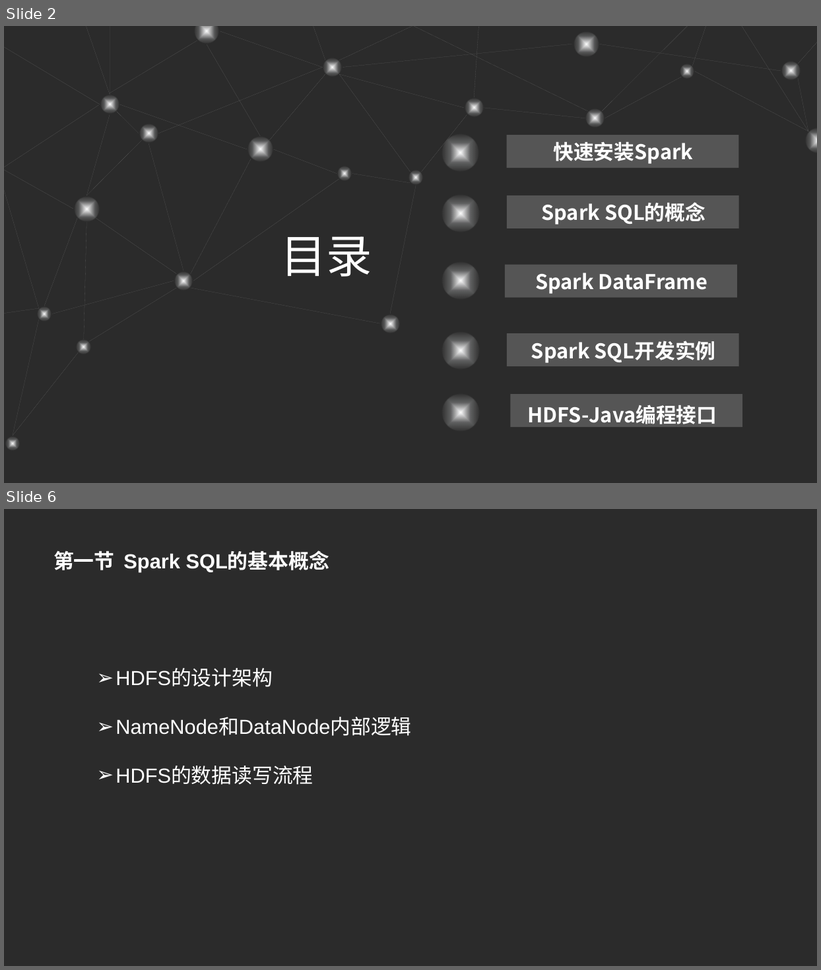
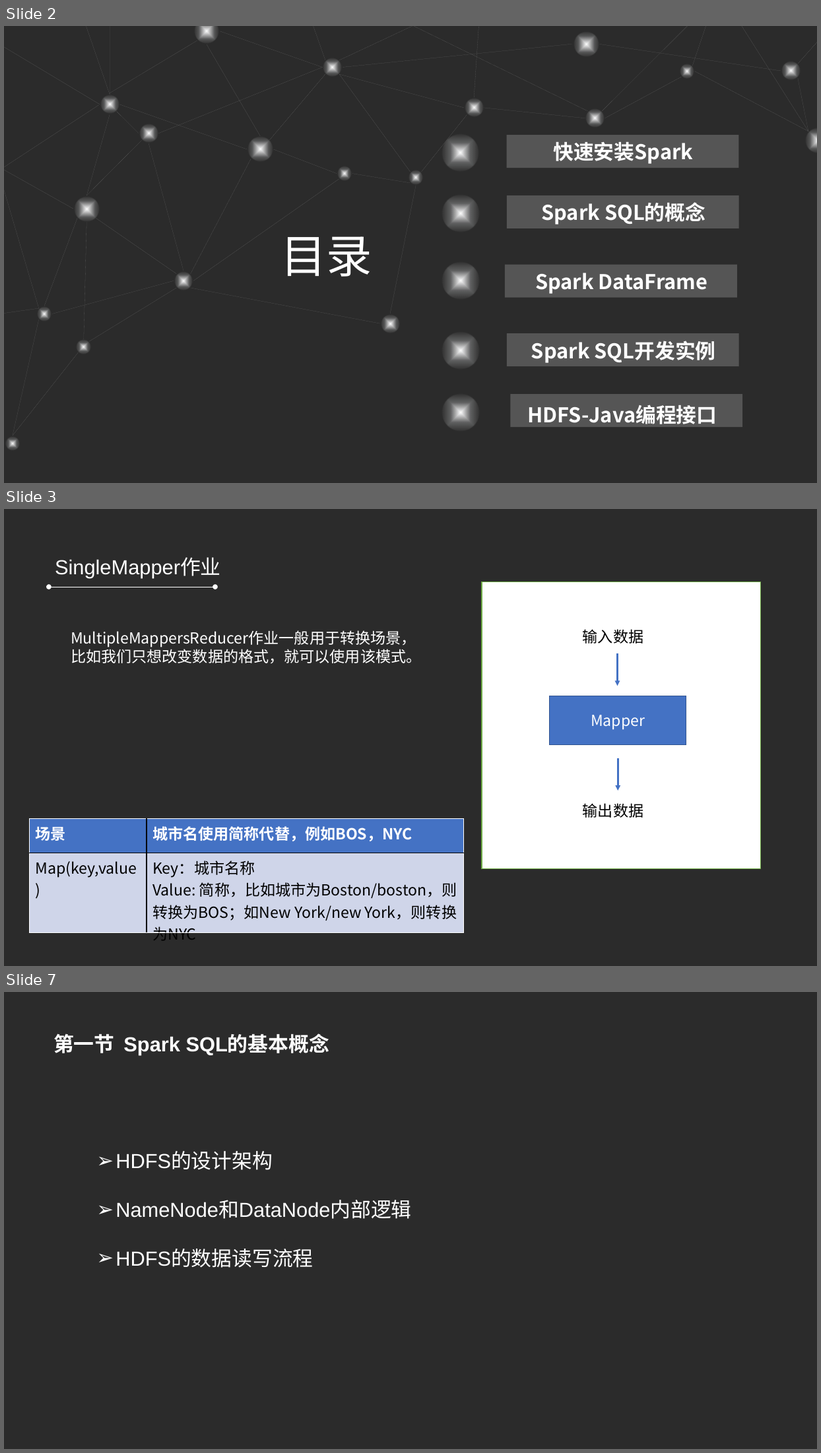
Before and after one commit to refuil/hadoopAction, a slide deck: 第五章 MapReduce高级程序设计.pptx. Shown one above the other, each under a label of ours: slides 2 and 6 before the commit, slides 2, 3 and 7 after it; the slides between them are not shown. The pictures are 821x970 and 821x1453 pixels, drawn with LibreOffice and Linux fonts; fonts in the diff are those of the drawing; background and template pictures are left out; a plain dark background stands for a picture behind light text. Boxes give left, top, right and bottom in pixels: in the first picture for what was removed or moved away, otherwise in the second. Text is boxed around its words. In the diff, an @@ line names an element or a change of style, - is before the commit and + after.

```diff
--- a/第五章 MapReduce高级程序设计.pptx
+++ b/第五章 MapReduce高级程序设计.pptx
@@ slide 3 added at box(4, 509, 817, 966), background picture (left out) @@
@@ text added at box(55, 558, 221, 578), 24 pt, text #FFFFFF @@
+SingleMapper作业
@@ double arrow added from (49, 587) to (215, 587), #FFFFFF 0.5 pt @@
@@ rectangle added at box(482, 582, 761, 869), fill #FFFFFF, outline #70AD47 1 pt @@
@@ text added at box(71, 630, 421, 663), 18 pt, text #FFFFFF @@
+MultipleMappersReducer作业一般用于转换场景，
+比如我们只想改变数据的格式，就可以使用该模式。
@@ text added at box(583, 629, 644, 644), 18 pt, text #000000 @@
+输入数据
@@ arrow added from (618, 654) to (618, 686), #4472C4 2 pt @@
@@ rectangle added at box(550, 696, 686, 745), fill #4472C4, outline #325491 1 pt, 18 pt, text #FFFFFF @@
+Mapper
@@ arrow added from (618, 758) to (618, 791), #4472C4 2 pt @@
@@ text added at box(583, 803, 644, 818), 18 pt, text #000000 @@
+输出数据
@@ table added at box(29, 819, 464, 943), 2 rows, 2 columns @@
+场景 | 城市名使用简称代替，例如BOS，NYC
+Map(key,value) | Key：城市名称 / Value: 简称，比如城市为Boston/boston，则转换为BOS；如New York/new York，则转换为NYC
@@ what was slide 6 is now slide 7 @@
```
Also in this commit, not shown: 3 other slides added, 3 slides removed, 12 other files.
